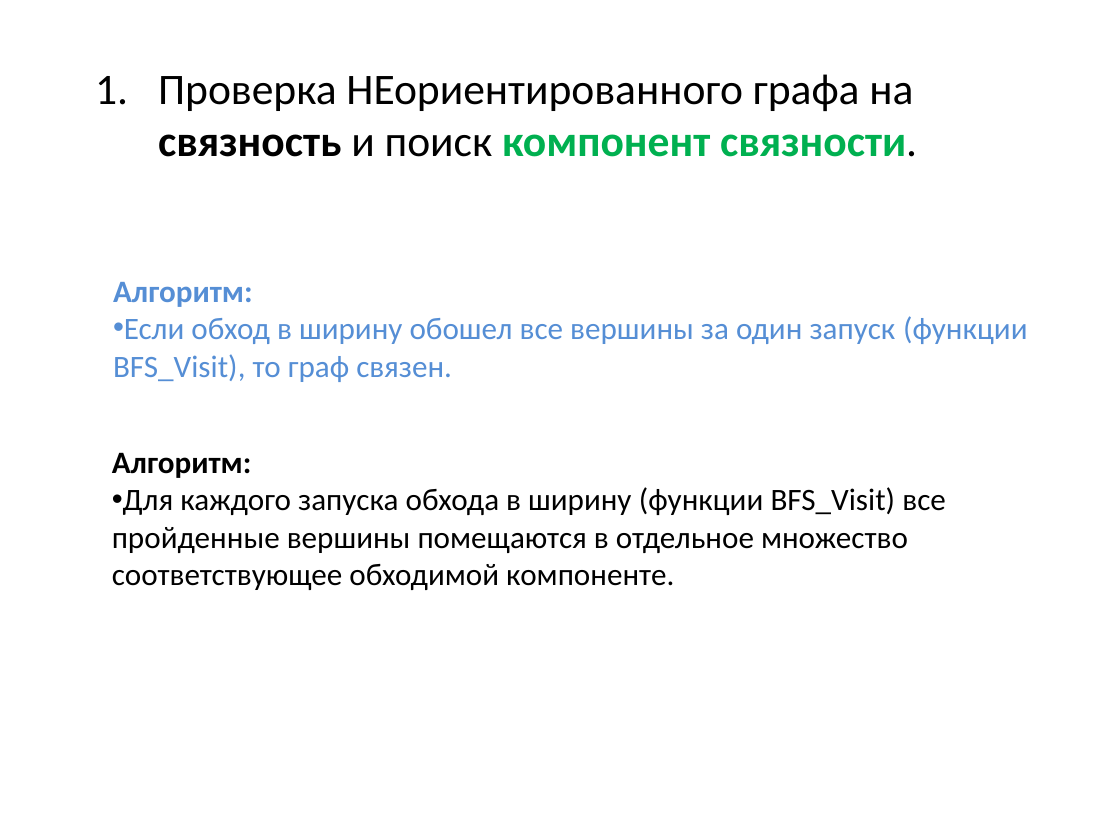
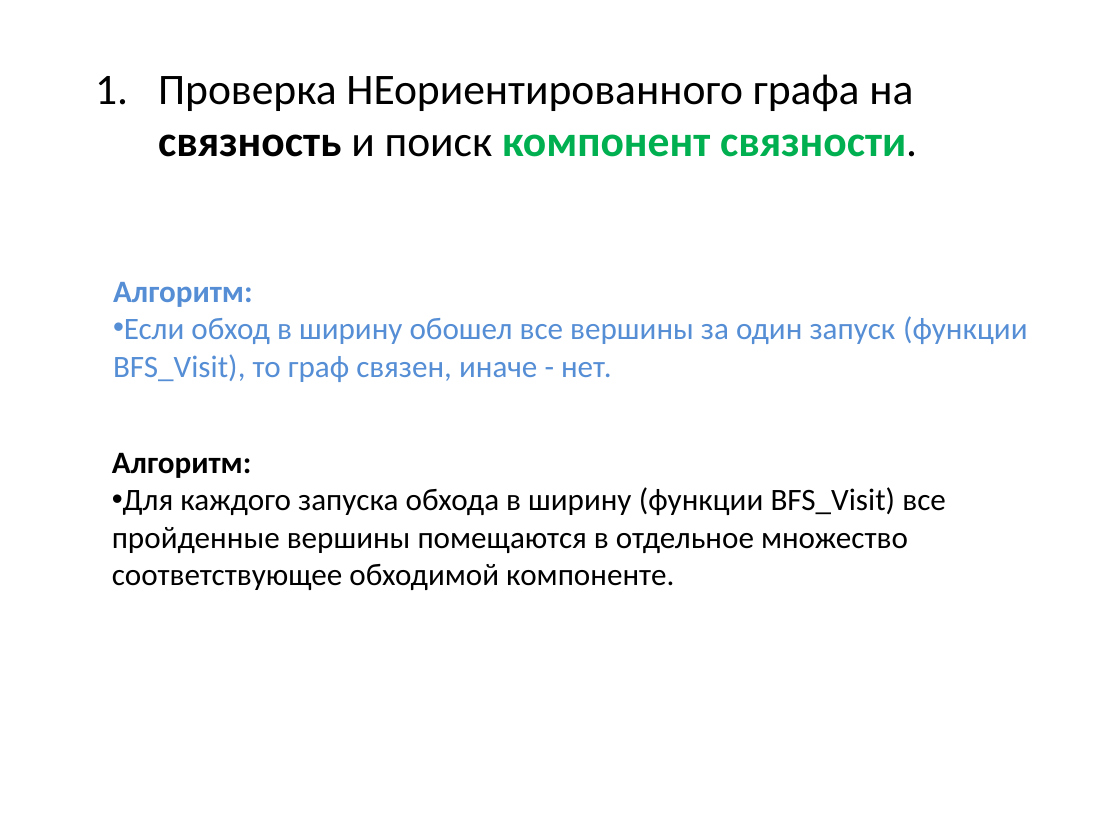
Before and after one commit to SteinbergOB/ANG, a slide deck: slide 41 of Презентации/Лекция 1.pptx. Drawn at 1120x840 pixels with LibreOffice and Linux fonts; fonts in the diff are those of the drawing. Boxes give left, top, right and bottom in pixels: in the first picture for what was removed or moved away, otherwise in the second. Text is boxed around its words. In the diff, an @@ line names an element or a change of style, - is before the commit and + after.

```diff
--- a/Презентации/Лекция 1.pptx
+++ b/Презентации/Лекция 1.pptx
@@ text at box(113, 316, 1027, 382): text changed @@
-• Если обход в ширину обошел все вершины за один запуск (функции BFS_Visit), то граф связен.
+• Если обход в ширину обошел все вершины за один запуск (функции BFS_Visit), то граф связен, иначе - нет.
```
Also in this commit, not shown: 3 slides added, 2 slides removed.
